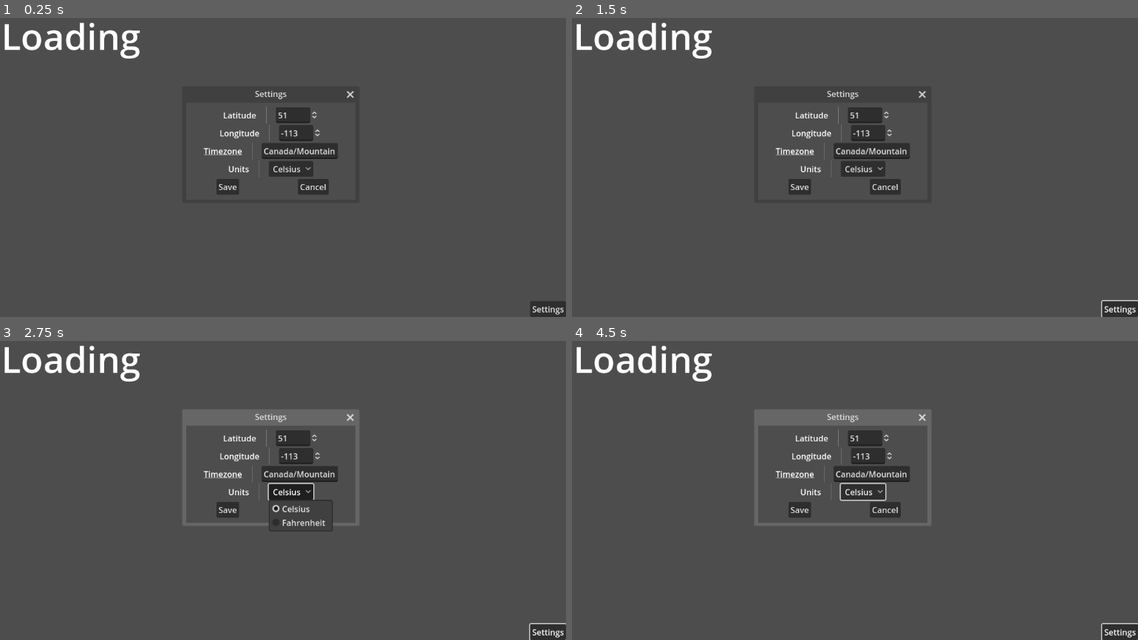
Above: before the commit, frames 1-4 (two rows, left to right).
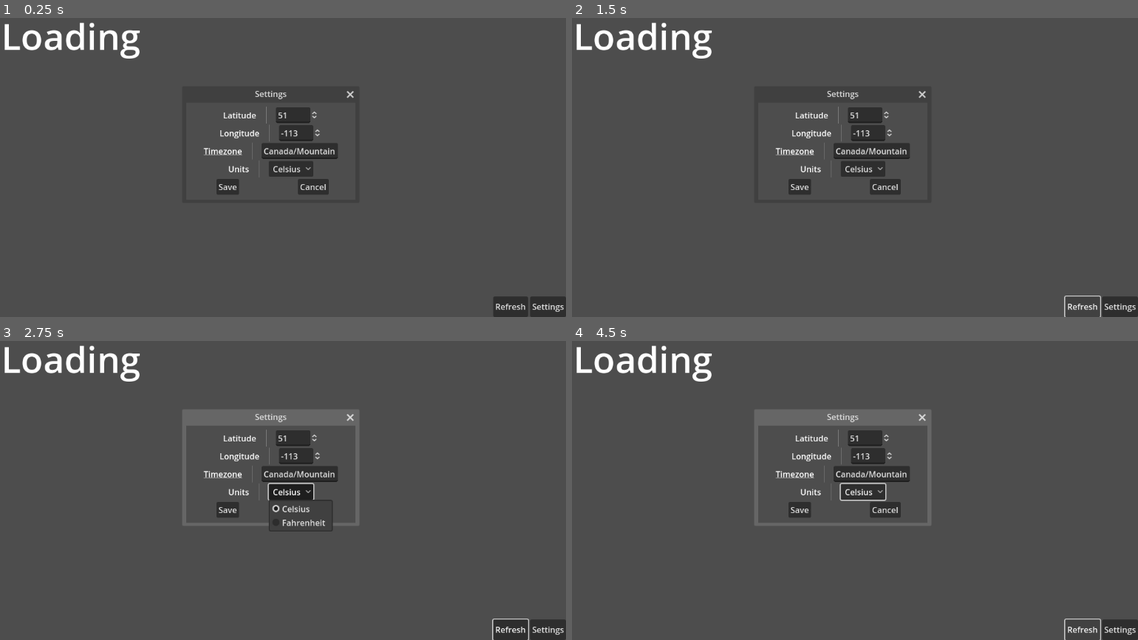
Above: after the commit, the same moments.

Repository: Shuflduf/SWeather
Game: Godot game, scene res://main.tscn
The game is run twice, just before and just after one commit, with the same random seed, the same clock (stepped at 60 frames per second) and the same inputs.
Inputs (mouse positions are in pixels of both pictures, inside the frame that each line leads up to):
- Up to frame 1 (0.25 s): no input
- Up to frame 2 (1.5 s): click "Settings" at 0.5 s; click (1081, 308) at 1.25 s, where only the run after the commit has a clickable "Refresh"
- Up to frame 3 (2.75 s): click "Celsius" at 2 s
- Up to frame 4 (4.5 s): click (1081, 631) at 2.75 s, where only the run after the commit has a clickable "Refresh"; click "Celsius" at 3.5 s; click (1081, 631) at 4.25 s, where only the run after the commit has a clickable "Refresh"

The runs differ from the first frame. In frame 1, 0.6% of the frame differs, in the area x 87-100%, y 93-100%; in frame 2, 0.3%; in frame 3, 0.7%, in the area x 86-100%, y 92-100%; in frame 4, 0.3%.
Error in both runs: Trying to assign value of type 'Nil' to a variable of type 'Dictionary'. (res://main.gd:72)

Commit message:
refresh button

Diff:
--- a/main.gd
+++ b/main.gd
@@ -105,3 +105,7 @@
 		new_label.text += str(data["hourly_units"]["temperature_2m"])
 
 		%Temps.add_child(new_label)
+
+
+func _on_refresh_button_pressed() -> void:
+	request()
--- a/main.tscn
+++ b/main.tscn
@@ -45,7 +45,7 @@
 unique_name_in_owner = true
 layout_mode = 2
 
-[node name="SettingsButton" type="Button" parent="."]
+[node name="HBoxContainer" type="HBoxContainer" parent="."]
 layout_mode = 1
 anchors_preset = 3
 anchor_left = 1.0
@@ -53,9 +53,16 @@
 anchor_right = 1.0
 anchor_bottom = 1.0
 offset_left = -70.0
-offset_top = -31.0
+offset_top = -40.0
 grow_horizontal = 0
 grow_vertical = 0
+
+[node name="RefreshButton" type="Button" parent="HBoxContainer"]
+layout_mode = 2
+text = "Refresh"
+
+[node name="SettingsButton" type="Button" parent="HBoxContainer"]
+layout_mode = 2
 text = "Settings
 "
 
@@ -189,7 +196,8 @@
 text = "Cancel"
 
 [connection signal="request_completed" from="HTTPRequest" to="." method="_on_http_request_request_completed"]
-[connection signal="pressed" from="SettingsButton" to="Settings" method="_on_show_button_pressed"]
+[connection signal="pressed" from="HBoxContainer/RefreshButton" to="." method="_on_refresh_button_pressed"]
+[connection signal="pressed" from="HBoxContainer/SettingsButton" to="Settings" method="_on_show_button_pressed"]
 [connection signal="close_requested" from="Settings" to="Settings" method="_on_close_requested"]
 [connection signal="meta_clicked" from="Settings/VBoxContainer/Timezone/Label" to="Settings" method="_on_label_meta_clicked"]
 [connection signal="pressed" from="Settings/VBoxContainer/Buttons/Save" to="Settings" method="_on_save_pressed"]
